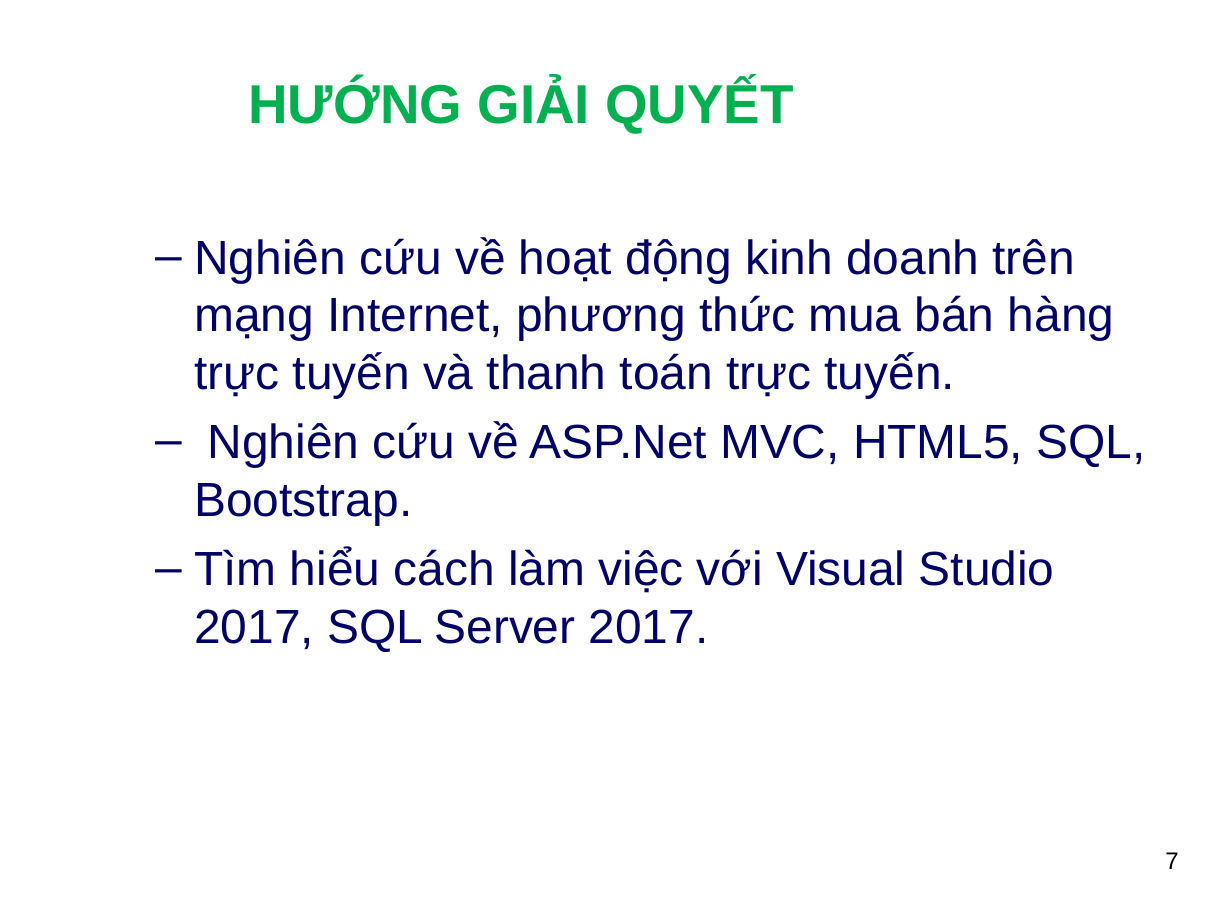
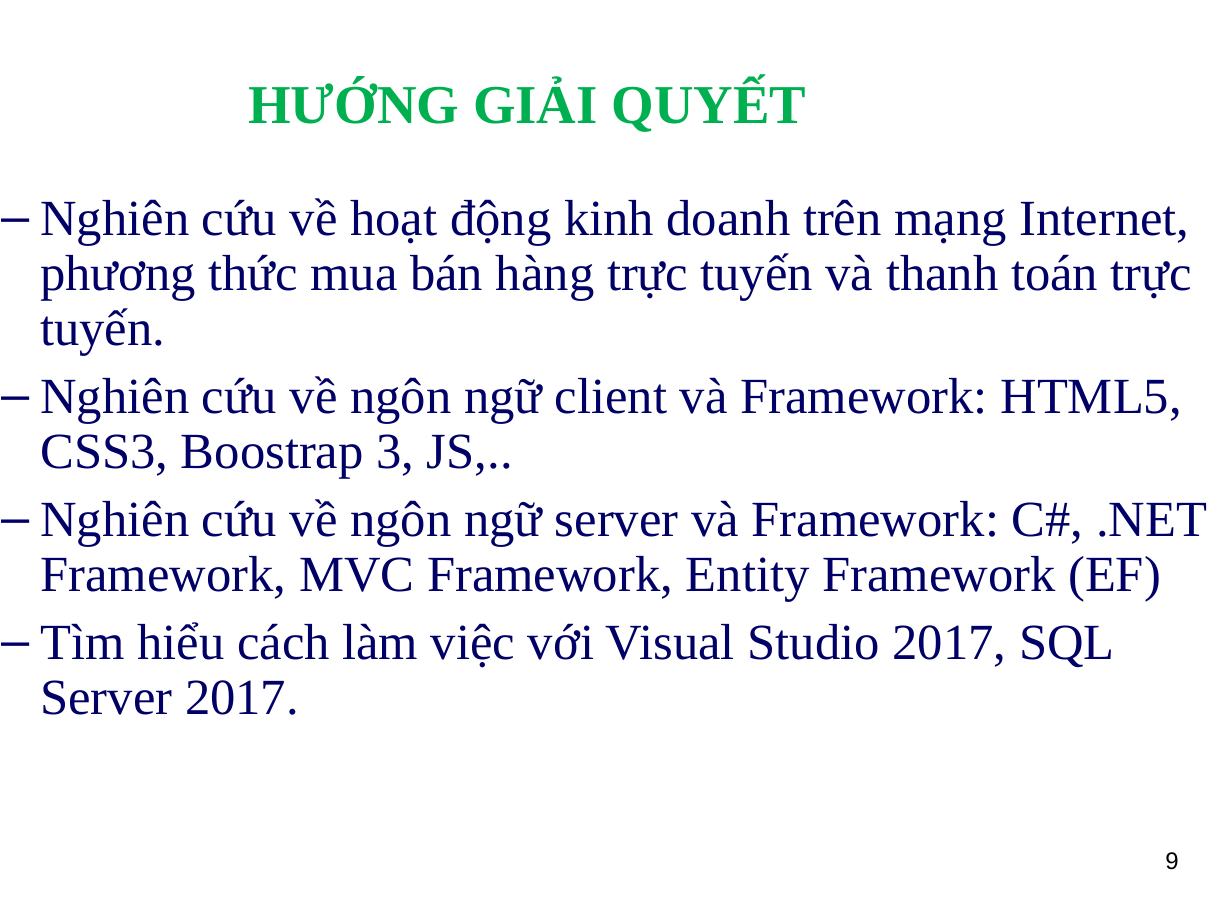
Before and after one commit to dangtuanhuy/MyBagBag, a slide deck: slide 9 of Doc/SlideBC_DT_Huy.ppt (slide 7 before the commit). Drawn at 1232x924 pixels with LibreOffice and Linux fonts; fonts in the diff are those of the drawing; background and template pictures are left out. Boxes give left, top, right and bottom in pixels: in the first picture for what was removed or moved away, otherwise in the second. Text is boxed around its words. In the diff, an @@ line names an element or a change of style, - is before the commit and + after.

```diff
--- a/Doc/SlideBC_DT_Huy.ppt
+++ b/Doc/SlideBC_DT_Huy.ppt
@@ title "HƯỚNG GIẢI QUYẾT" at (x1=248, y1=81, x2=807, y2=132): font Arial to Times New Roman @@
@@ text "Nghiên cứu về hoạt động ..." moved from (x1=194, y1=237, x2=1146, y2=652) to (x1=40, y1=198, x2=1207, y2=715) @@
@@ text at (x1=40, y1=198, x2=1192, y2=715): size 28 to 29.6 pt, font Arial to Times New Roman in "Nghiên cứu về hoạt động kinh doanh ...", "Tìm hiểu cách làm việc với Visual ..."; line spacing 1 to 0.9; more space between paragraphs @@
@@ text at (x1=40, y1=376, x2=1207, y2=601): text changed; size 28 to 29.6 pt; font Arial to Times New Roman @@
-  – Nghiên cứu về ASP.Net MVC, HTML5, SQL, Bootstrap.
+  – Nghiên cứu về ngôn ngữ client và Framework: HTML5, CSS3, Boostrap 3, JS,..
+  – Nghiên cứu về ngôn ngữ server và Framework: C#, .NET Framework, MVC Framework, Entity Framework (EF)
@@ page number at (x1=1165, y1=852, x2=1178, y2=870): text changed @@
-7
+9
```
Also in this commit, not shown: 24 other slides changed, 4 slides added, 11 other files.
